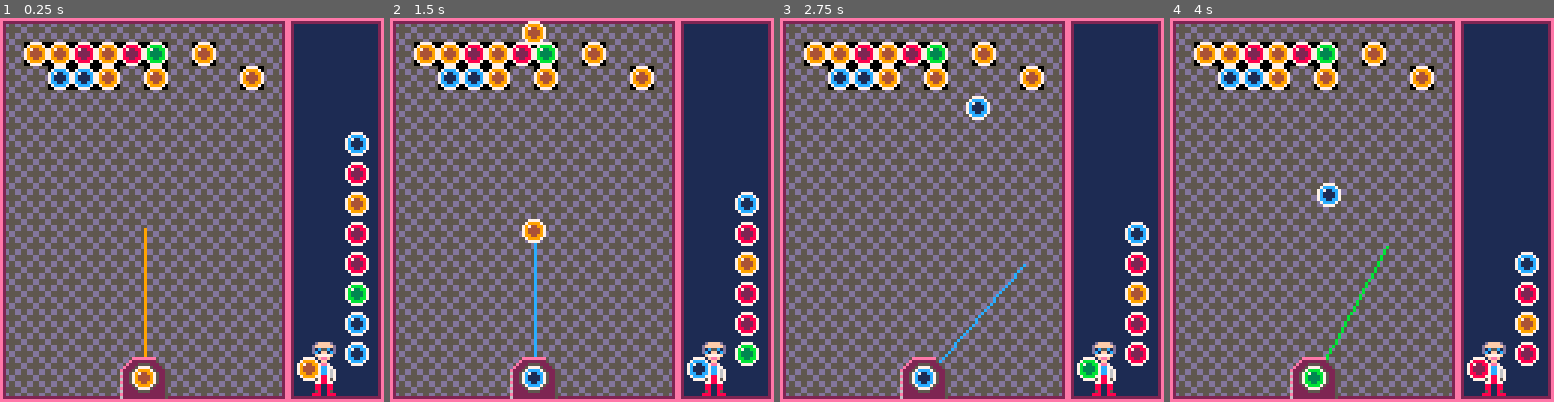
Above: before the commit, frames 1-4 (left to right).
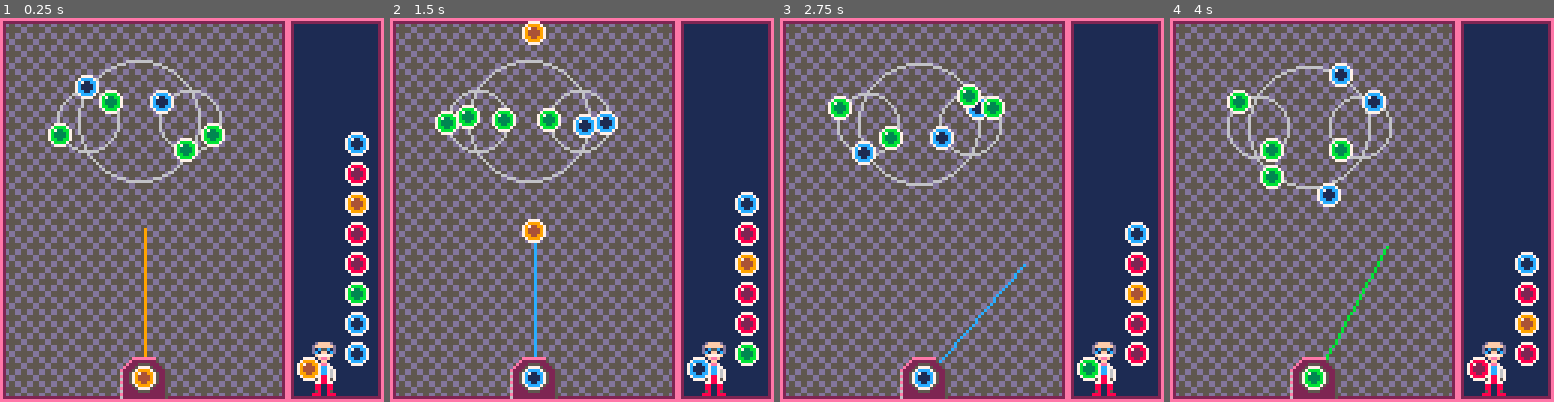
Above: after the commit, the same moments.

Repository: adamwoolridge/pico8
Game: PICO-8 cartridge bonbonshoot.p8
Two runs of this game, one before a commit and one after it. Both use one fixed random seed, a clock stepped at 60 frames per second and the inputs below.
Inputs:
- Up to frame 1 (0.25 s): no input
- Up to frame 2 (1.5 s): tap X (X key) at 0.33, 1.07 s; tap O (Z key) at 0.7 s
- Up to frame 3 (2.75 s): hold Right 1.6-2.1 s; tap O (Z key) at 1.7, 2.1, 2.5 s; tap X (X key) at 1.85 s; hold Right from 2.47 s (still down)
- Up to frame 4 (4 s): tap O (Z key) at 2.9, 3.3, 3.7 s; tap X (X key) at 2.97 s; release Right at 3.03 s; hold Left 3.08-3.58 s

The runs differ from the first frame. In frame 1, 7.2% of the frame differs, in the area x 6-69%, y 6-43%; in frame 2, 7.4%; in frame 3, 7.4%; in frame 4, 7.5%, in the area x 6-69%, y 6-45%.

Commit message:
[Bonbon] Enemy tests

Diff:
--- a/bonbonshoot.p8
+++ b/bonbonshoot.p8
@@ -33,12 +33,57 @@
 
 currentball = {}
 
+enemies = {}
+
+function makeenemy(x,y, vx, vy, r)
+	local e = {}
+	e.angle = 0
+	e.rotspeed = 4
+	e.rotdir = 1
+	e.x = x
+	e.y = y
+	e.radius = r
+	e.vx = vx
+	e.vy = vy
+	e.balls = {}
+
+	local b = makeball(e.x, e.y, 0)
+	b.active = true
+	b.rotoffset = 0
+	add(e.balls, b)
+
+	local c = makeball(e.x, e.y, 0)
+	c.active = true
+	c.rotoffset = 180
+	add(e.balls, c)
+
+--	local d = makeball(e.x, e.y, 0)
+--	d.active = true
+--	d.rotoffset = 90
+--	add(e.balls, d)
+
+--	local f = makeball(e.x, e.y, 0)
+--	f.active = true
+--	f.rotoffset = 270
+--	add(e.balls, f)
+
+	add	(enemies,e)
+	return e
+end
+
 function makeball(x,y,c)
 	local ball = {}
 	ball.active = false
 	ball.x = x
 	ball.y = y
-	ball.c = c
+	ball.rotoffset = 0
+
+	if (c==0) then
+		ball.c = flr(rnd(4))+1
+	else
+		ball.c = c
+	end
+
 	ball.vx = 0
 	ball.vy = 0
 	add(balls, ball)
@@ -48,6 +93,9 @@
 function _init()
 	reload_ballq()
 	next_ball()
+	makeenemy(25, 30, 0, 0.02, 10)
+	makeenemy(59, 30, 0, 0.02, 10).rotdir = -1
+	makeenemy(42, 30, 0, 0.02, 20).rotdir = -1
 end
 
 function _update()
@@ -73,6 +121,8 @@
 
 		next_ball()
 	end
+
+	updateenemies();
 end
 
 function _draw()
@@ -117,12 +167,14 @@
 	currentball.x = pivot.x-4
 	currentball.y = pivot.y-4
 
+	drawenemies()
 	draw_balls()
 
 	spr(7, 5*8, 14*8)
 	spr(8, 6*8, 14*8)
 	spr(23, 5*8, 15*8)
 	spr(24, 6*8, 15*8)
+
 
 end
 
@@ -177,6 +229,8 @@
 		end
 
 		if (ball.y < playarea.miny) then
+			--ball.vx = 0
+			--ball.vy = 0.03
 			del(balls, ball)
 		end
 	end
@@ -208,6 +262,36 @@
 	out.y = v.y/length
 	return out
 end
+
+function updateenemies()
+	foreach (enemies, updateenemy)
+end
+
+function updateenemy(e)
+	e.x += e.vx
+	e.y += e.vy
+	e.angle += e.rotspeed
+
+	for x=1, count(e.balls) do
+		local b = e.balls[x]
+
+		b.x += e.vx
+		b.y += e.vy
+
+		b.x = e.x + cos1(e.rotdir * (b.rotoffset + e.angle)/360)*e.radius
+		b.y = e.y + sin1(e.rotdir * (b.rotoffset + e.angle)/360)*e.radius
+
+	end
+end
+
+function drawenemies()
+	foreach (enemies, drawenemy)
+end
+
+function drawenemy(e)
+	circ (e.x+4, e.y+4, e.radius, 6)
+end
+
 __gfx__
 0000000000777700007777000077770000777700000000000000000000000000000000000000000000000000eeeeeeeeeeeeeeeeeeeeeeee0000000000000000
 00000000079999700788887007cccc7007bbbb7000000000000000000000eeeeeeee00000000000000000000e2222222222222222222222e0000000000000000
@@ -342,8 +426,8 @@
 0000000000000000000000000000000000000000000000000000000000000000000000000000000000000000000000000000000000000000000000000000000000000000000000000000000000000000000000000000000000000000000000000000000000000000000000000000000000000000000000000000000000000000
 __map__
 0b0c0c0c0c0c0c0c0c0c0c0d4041414200000000000000000000000000000000000000000000000000000000000000000000000000000000000000000000000000000000000000000000000000000000000000000000000000000000000000000000000000000000000000000000000000000000000000000000000000000000
-1b0101020102041c011c1c1d5051515200000000000000000000000000000000000000000000000000000000000000000000000000000000000000000000000000000000000000000000000000000000000000000000000000000000000000000000000000000000000000000000000000000000000000000000000000000000
-1b1c0303011c011c1c1c011d5051515200000000000000000000000000000000000000000000000000000000000000000000000000000000000000000000000000000000000000000000000000000000000000000000000000000000000000000000000000000000000000000000000000000000000000000000000000000000
+1b1c1c1c1c1c1c1c1c1c1c1d5051515200000000000000000000000000000000000000000000000000000000000000000000000000000000000000000000000000000000000000000000000000000000000000000000000000000000000000000000000000000000000000000000000000000000000000000000000000000000
+1b1c1c1c1c1c1c1c1c1c1c1d5051515200000000000000000000000000000000000000000000000000000000000000000000000000000000000000000000000000000000000000000000000000000000000000000000000000000000000000000000000000000000000000000000000000000000000000000000000000000000
 1b1c1c1c1c1c1c1c1c1c1c1d5051515200000000000000000000000000000000000000000000000000000000000000000000000000000000000000000000000000000000000000000000000000000000000000000000000000000000000000000000000000000000000000000000000000000000000000000000000000000000
 1b1c1c1c1c1c1c1c1c1c1c1d5051515200000000000000000000000000000000000000000000000000000000000000000000000000000000000000000000000000000000000000000000000000000000000000000000000000000000000000000000000000000000000000000000000000000000000000000000000000000000
 1b1c1c1c1c1c1c1c1c1c1c1d5051515200000000000000000000000000000000000000000000000000000000000000000000000000000000000000000000000000000000000000000000000000000000000000000000000000000000000000000000000000000000000000000000000000000000000000000000000000000000
